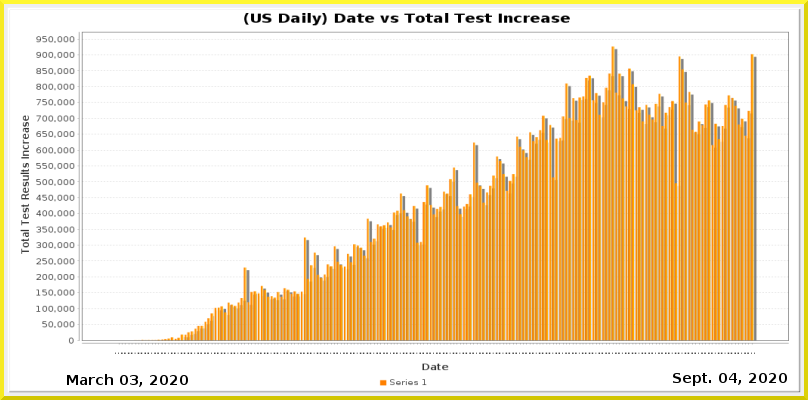
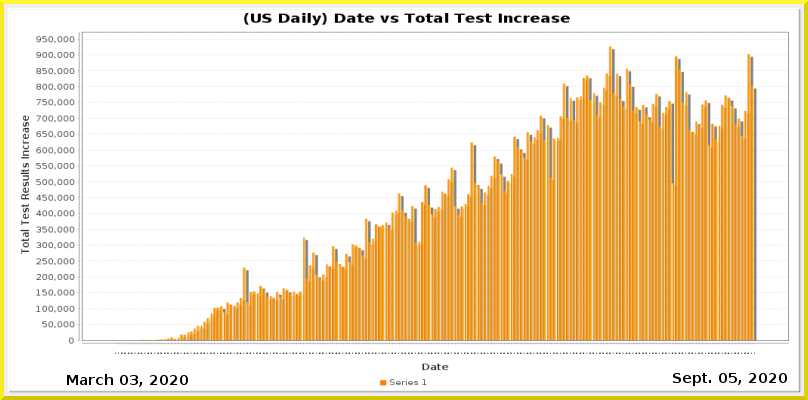
Layer changes from the first 808 x 400 image to the second:
painted on "Current Date" over [729, 373, 737, 383]
painted on "Date_vs_TestIncrease.png" over [143, 46, 757, 354]
